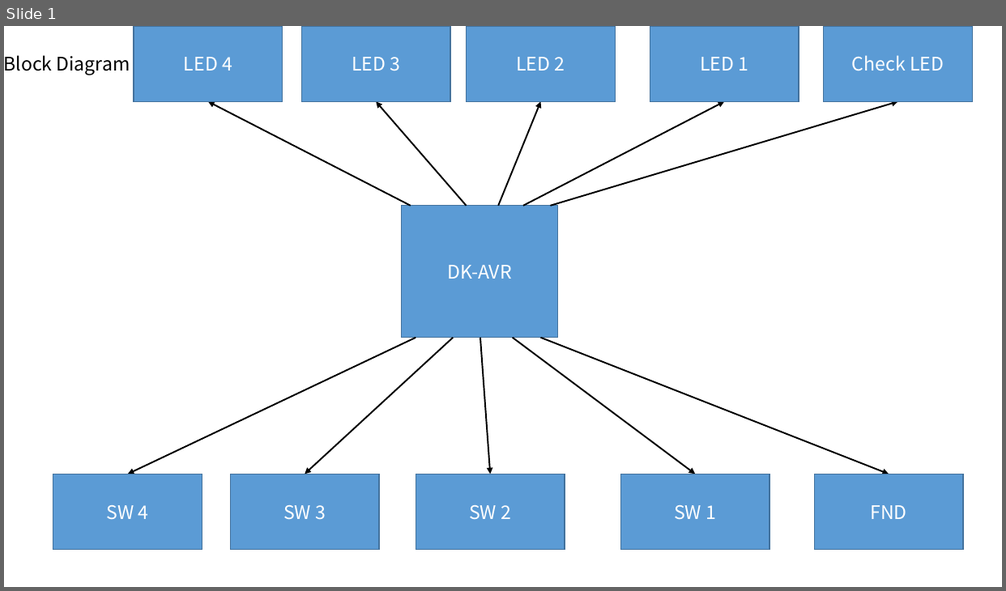
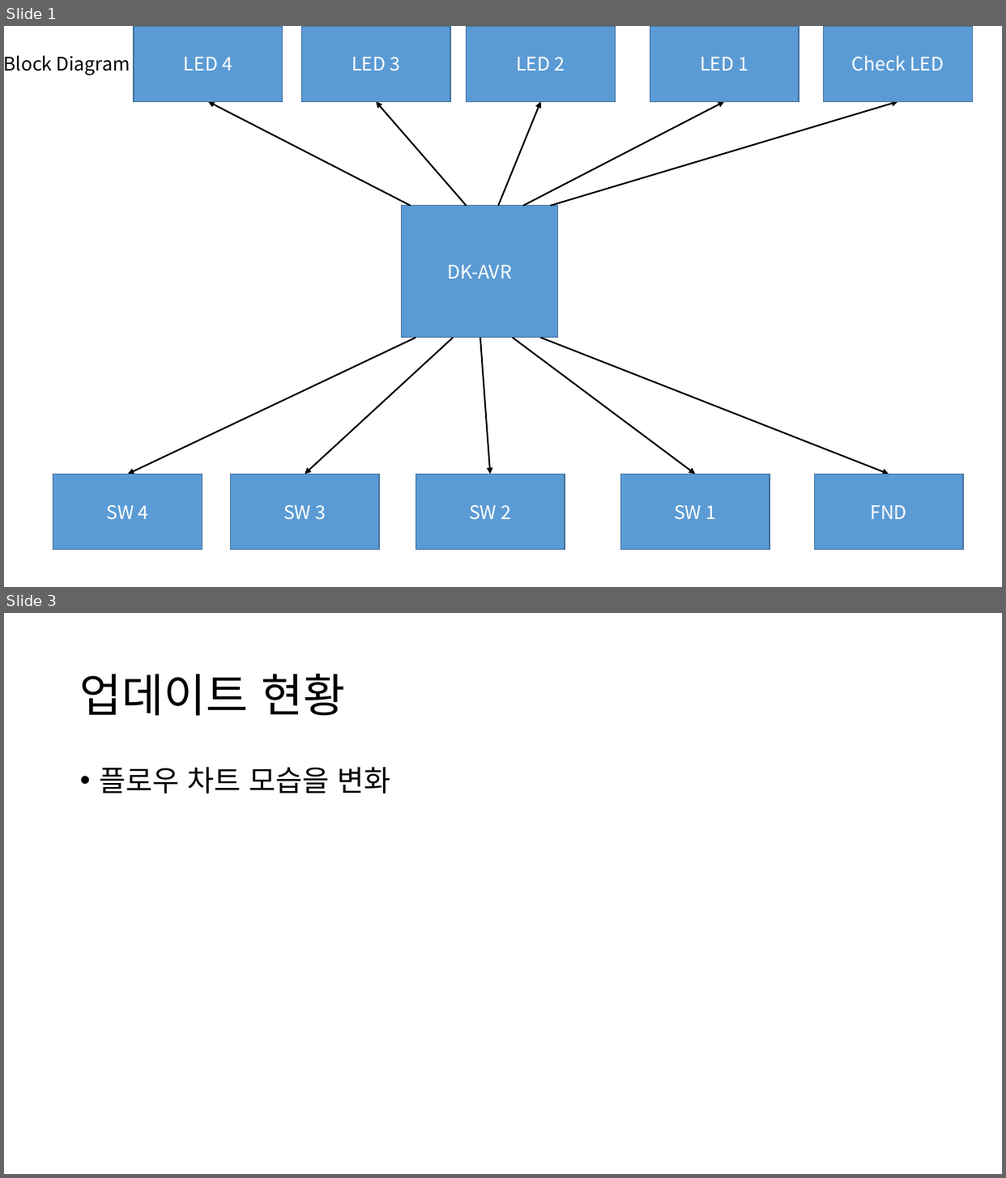
Before and after one commit to alsrbaa13/DSM_JumpUpCamp, a slide deck: 두더지잡기_20170724.pptx. Shown one above the other, each under a label of ours: slide 1 before the commit, slides 1 and 3 after it; the slides between them are not shown. The pictures are 1006x591 and 1006x1178 pixels, drawn with LibreOffice and Linux fonts; fonts in the diff are those of the drawing. Boxes give left, top, right and bottom in pixels: in the first picture for what was removed or moved away, otherwise in the second. Text is boxed around its words. In the diff, an @@ line names an element or a change of style, - is before the commit and + after.

```diff
--- a/두더지잡기_20170724.pptx
+++ b/두더지잡기_20170724.pptx
@@ slide 3 added at box(4, 613, 1002, 1174), background #FFFFFF @@
@@ title added at box(80, 674, 346, 716), 44 pt, text #000000 @@
+업데이트 현황
@@ text added at box(99, 767, 390, 794), 28 pt, text #000000 @@
+• 플로우 차트 모습을 변화
```
Also in this commit, not shown: 1 slide changed.
